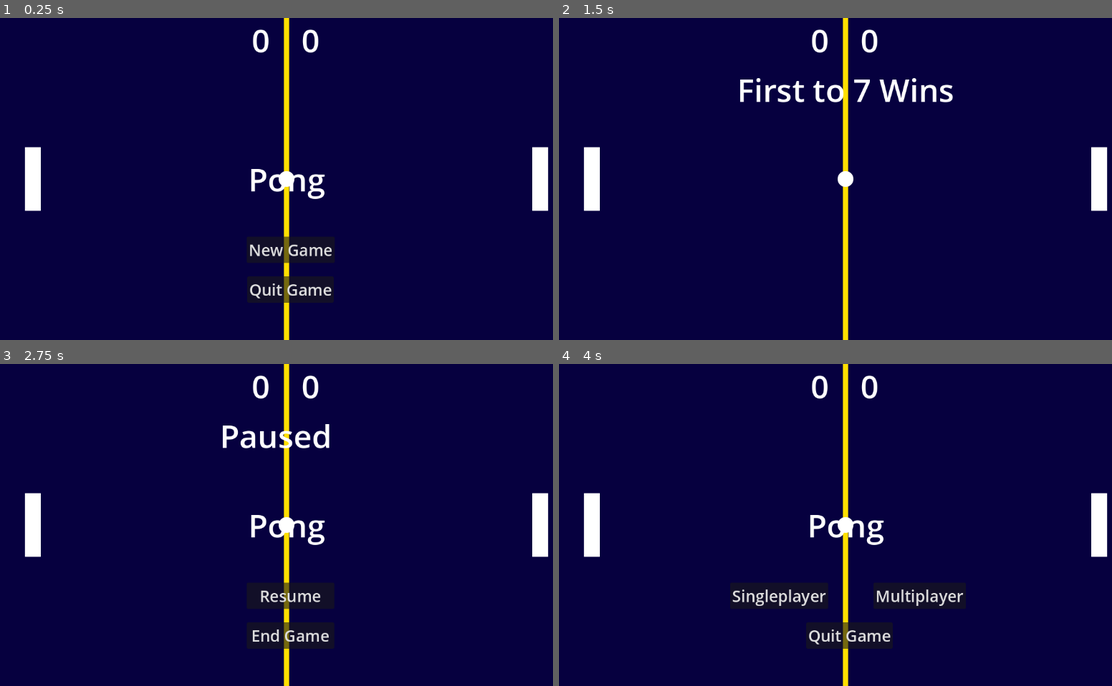
Above: before the commit, frames 1-4 (two rows, left to right).
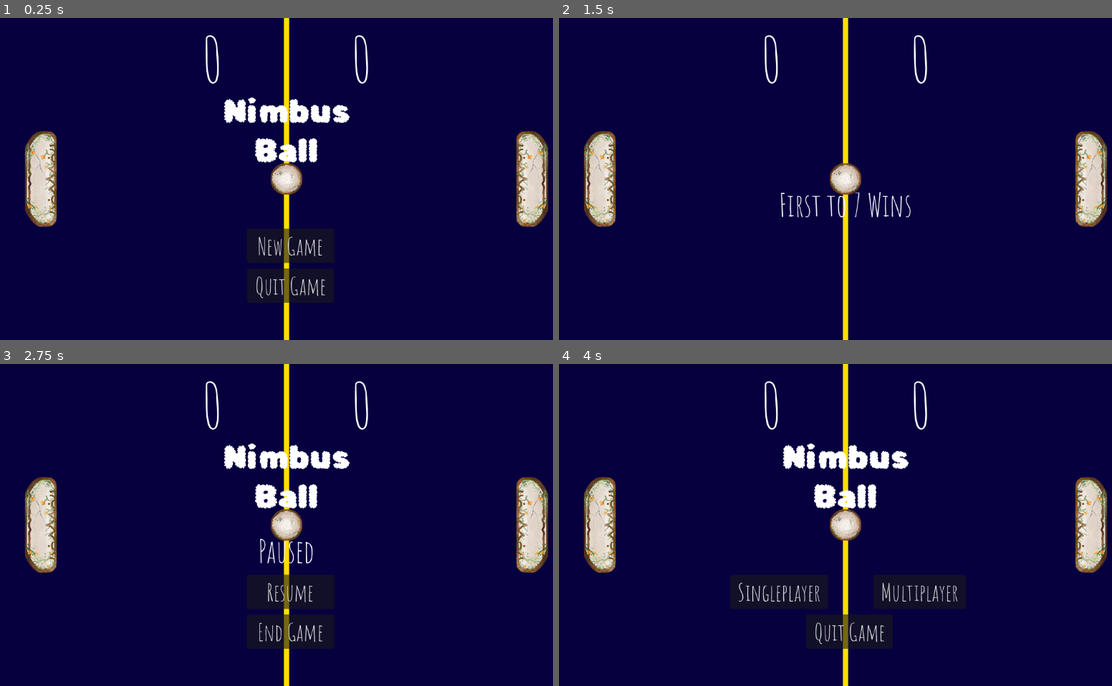
Above: after the commit, the same moments.

Repository: SirLaughy/godot-4-pong
Game: Godot game, scene res://Scenes/main.tscn
Same seed, same stepped clock (60 frames per second), same inputs: the game is played once before the commit and once after it.
Inputs:
- Up to frame 1 (0.25 s): no input
- Up to frame 2 (1.5 s): click "New Game" at 0.5 s; click "Singleplayer" at 1.25 s
- Up to frame 3 (2.75 s): tap Enter at 2 s; hold W (player1_up) from 2.03 s (still down); hold Down (player2_down) from 2.03 s (still down)
- Up to frame 4 (4 s): release W (player1_up) at 2.75 s; release Down (player2_down) at 2.75 s; click "End Game" at 2.75 s; click "New Game" at 3.5 s

The runs differ from the first frame. In frame 1, 7.0% of the frame differs, in the area x 4-100%, y 3-88%; in frame 2, 5.6%; in frame 3, 7.6%, in the area x 4-100%, y 3-87%; in frame 4, 7.5%.

Commit message:
Paddle and Ball Sprites reworked

Diff:
--- a/Scenes/ball.tscn
+++ b/Scenes/ball.tscn
@@ -4,7 +4,7 @@
 [ext_resource type="Script" path="res://Scripts/ball.gd" id="1_tkmrk"]
 
 [sub_resource type="CircleShape2D" id="CircleShape2D_3vak7"]
-radius = 16.0312
+radius = 33.2415
 
 [node name="Ball" type="CharacterBody2D"]
 collision_mask = 3
--- a/Scenes/cpu.tscn
+++ b/Scenes/cpu.tscn
@@ -5,3 +5,9 @@
 
 [node name="CPU" instance=ExtResource("1_je0eu")]
 script = ExtResource("2_biket")
+
+[node name="Sprite2D" parent="." index="0"]
+flip_h = true
+
+[node name="CollisionPolygon2D" parent="." index="1"]
+rotation = 3.14159
--- a/Scenes/hud.tscn
+++ b/Scenes/hud.tscn
@@ -1,6 +1,8 @@
-[gd_scene load_steps=2 format=3 uid="uid://cq6qrrdwgxiid"]
+[gd_scene load_steps=4 format=3 uid="uid://cq6qrrdwgxiid"]
 
 [ext_resource type="Script" path="res://Scripts/hud.gd" id="1_m37b5"]
+[ext_resource type="FontFile" uid="uid://ccfqm3vdf1qg" path="res://Assets/Fonts/AmaticSC-Regular.ttf" id="2_e8m4c"]
+[ext_resource type="FontFile" uid="uid://tgv4x1infhsj" path="res://Assets/Fonts/RubikBubbles-Regular.ttf" id="3_ilxt7"]
 
 [node name="HUD" type="CanvasLayer"]
 script = ExtResource("1_m37b5")
@@ -9,22 +11,24 @@
 anchors_preset = 5
 anchor_left = 0.5
 anchor_right = 0.5
-offset_left = -70.0
-offset_right = -30.0
+offset_left = -170.0
+offset_right = -130.0
 offset_bottom = 88.0
 grow_horizontal = 2
-theme_override_font_sizes/font_size = 64
+theme_override_fonts/font = ExtResource("2_e8m4c")
+theme_override_font_sizes/font_size = 128
 text = "0"
 
 [node name="Score2" type="Label" parent="."]
 anchors_preset = 5
 anchor_left = 0.5
 anchor_right = 0.5
-offset_left = 30.0
-offset_right = 70.0
+offset_left = 130.0
+offset_right = 170.0
 offset_bottom = 88.0
 grow_horizontal = 2
-theme_override_font_sizes/font_size = 64
+theme_override_fonts/font = ExtResource("2_e8m4c")
+theme_override_font_sizes/font_size = 128
 text = "0"
 
 [node name="Title" type="Label" parent="."]
@@ -33,14 +37,18 @@
 anchor_top = 0.5
 anchor_right = 0.5
 anchor_bottom = 0.5
-offset_left = -77.5
-offset_top = -44.0
-offset_right = 77.5
-offset_bottom = 44.0
+offset_left = -127.0
+offset_top = -174.0
+offset_right = 127.0
+offset_bottom = -19.0
 grow_horizontal = 2
 grow_vertical = 2
+theme_override_fonts/font = ExtResource("3_ilxt7")
 theme_override_font_sizes/font_size = 64
-text = "Pong"
+text = "Nimbus
+Ball"
+horizontal_alignment = 1
+vertical_alignment = 1
 
 [node name="Message" type="Label" parent="."]
 anchors_preset = 8
@@ -49,13 +57,15 @@
 anchor_right = 0.5
 anchor_bottom = 0.5
 offset_left = -134.0
-offset_top = -224.0
+offset_top = 10.0
 offset_right = 134.0
-offset_bottom = -136.0
+offset_bottom = 98.0
 grow_horizontal = 2
 grow_vertical = 2
+theme_override_fonts/font = ExtResource("2_e8m4c")
 theme_override_font_sizes/font_size = 64
 text = "Message"
+horizontal_alignment = 1
 
 [node name="New Game" type="Button" parent="."]
 anchors_preset = 7
@@ -69,7 +79,8 @@
 offset_bottom = -155.0
 grow_horizontal = 2
 grow_vertical = 0
-theme_override_font_sizes/font_size = 32
+theme_override_fonts/font = ExtResource("2_e8m4c")
+theme_override_font_sizes/font_size = 48
 text = "New Game"
 
 [node name="Quit" type="Button" parent="."]
@@ -84,25 +95,28 @@
 offset_bottom = -75.0
 grow_horizontal = 2
 grow_vertical = 0
-theme_override_font_sizes/font_size = 32
+theme_override_fonts/font = ExtResource("2_e8m4c")
+theme_override_font_sizes/font_size = 48
 text = "Quit Game"
 
 [node name="Singleplayer" type="Button" parent="."]
 visible = false
 offset_left = 344.0
-offset_top = 440.0
+offset_top = 424.0
 offset_right = 541.0
 offset_bottom = 493.0
-theme_override_font_sizes/font_size = 32
+theme_override_fonts/font = ExtResource("2_e8m4c")
+theme_override_font_sizes/font_size = 48
 text = "Singleplayer"
 
 [node name="Multiplayer" type="Button" parent="."]
 visible = false
 offset_left = 632.0
-offset_top = 440.0
+offset_top = 424.0
 offset_right = 818.0
 offset_bottom = 493.0
-theme_override_font_sizes/font_size = 32
+theme_override_fonts/font = ExtResource("2_e8m4c")
+theme_override_font_sizes/font_size = 48
 text = "Multiplayer"
 
 [node name="MessageTimer" type="Timer" parent="."]
@@ -123,7 +137,8 @@
 offset_bottom = -75.0
 grow_horizontal = 2
 grow_vertical = 0
-theme_override_font_sizes/font_size = 32
+theme_override_fonts/font = ExtResource("2_e8m4c")
+theme_override_font_sizes/font_size = 48
 text = "End Game"
 
 [node name="ResumeGame" type="Button" parent="PauseMenu"]
@@ -138,7 +153,8 @@
 offset_bottom = -155.0
 grow_horizontal = 2
 grow_vertical = 0
-theme_override_font_sizes/font_size = 32
+theme_override_fonts/font = ExtResource("2_e8m4c")
+theme_override_font_sizes/font_size = 48
 text = "Resume"
 
 [connection signal="pressed" from="New Game" to="." method="_on_new_game_pressed"]
--- a/Scenes/paddle.tscn
+++ b/Scenes/paddle.tscn
@@ -1,10 +1,7 @@
-[gd_scene load_steps=4 format=3 uid="uid://pcd7t2ql1n7g"]
+[gd_scene load_steps=3 format=3 uid="uid://pcd7t2ql1n7g"]
 
 [ext_resource type="Texture2D" uid="uid://c54yo204r1u85" path="res://Assets/Sprites/sprite_paddle.png" id="1_2qhr6"]
 [ext_resource type="Script" path="res://Scripts/paddle.gd" id="1_il5le"]
-
-[sub_resource type="RectangleShape2D" id="RectangleShape2D_n4ic5"]
-size = Vector2(32, 128)
 
 [node name="Paddle" type="StaticBody2D"]
 script = ExtResource("1_il5le")
@@ -12,5 +9,5 @@
 [node name="Sprite2D" type="Sprite2D" parent="."]
 texture = ExtResource("1_2qhr6")
 
-[node name="CollisionShape2D" type="CollisionShape2D" parent="."]
-shape = SubResource("RectangleShape2D_n4ic5")
+[node name="CollisionPolygon2D" type="CollisionPolygon2D" parent="."]
+polygon = PackedVector2Array(-4, 96, -4, 96, 21, 96, 31, 85, 32, 83, 32, -86, 22, -96, -7, -96, -15, -90, -20, -85, -25, -79, -29, -72, -32, -65, -32, -33, -32, 10, -32, 64, -27, 73, -22, 81, -16, 88, -9, 93, -5, 96)
--- a/Scenes/player_2.tscn
+++ b/Scenes/player_2.tscn
@@ -5,3 +5,9 @@
 
 [node name="Player2" instance=ExtResource("1_p202q")]
 script = ExtResource("2_tglsa")
+
+[node name="Sprite2D" parent="." index="0"]
+flip_h = true
+
+[node name="CollisionPolygon2D" parent="." index="1"]
+rotation = 3.14159
--- a/Scripts/ball.gd
+++ b/Scripts/ball.gd
@@ -8,22 +8,29 @@
 const MAX_Y_VECTOR = 0.6
 
 var speed = initial_speed
-var acceleration = 30
-var width = 32
-var height = 32
+var acceleration = 15
+var width = 64
+var height = 64
 var center = Vector2(round(width/2), round(height/2))
 var direction = Vector2.RIGHT
+var initial_rotation_speed = 0.01
+var rotation_speed = initial_rotation_speed
 
 func _physics_process(delta):
 	if main.game_status == Main.GameStatus.IN_PROGRESS:
 
 		var collision = move_and_collide(direction * speed * delta)
+		if direction.x < 0:
+			rotation -= rotation_speed
+		if direction.x > 0:
+			rotation += rotation_speed
 		var collider
 
 		if collision:
 			collider = collision.get_collider()
 			if (collider == $"../Player1" or collider == $"../Player2" or collider == $"../CPU") and is_front(collision):
 				speed += acceleration
+				rotation_speed += initial_rotation_speed
 				direction = new_direction(collider)
 			else:
 				direction = direction.bounce(collision.get_normal())
--- a/Scripts/main.gd
+++ b/Scripts/main.gd
@@ -30,6 +30,7 @@
 	ball.speed = ball.initial_speed
 	player1.position = Vector2(50 + player1.center.x, screen_size.y / 2)
 	ball.position = Vector2(screen_size.x / 2, screen_size.y/2)
+	ball.rotation_speed = ball.initial_rotation_speed
 
 	if game_mode == GameMode.MULTIPLAYER:
 		player2.position = Vector2(screen_size.x - 50 - player2.center.x, screen_size.y / 2)
--- a/Scripts/paddle.gd
+++ b/Scripts/paddle.gd
@@ -6,8 +6,8 @@
 enum direction{UP, DOWN, STOP}
 
 
-var width = 32
-var height = 128
+var width = 64
+var height = 192
 var center = Vector2(round(width/2), round(height/2))
 var paddle_speed = 500
 
Binary file added: Assets/Fonts/AmaticSC-Bold.ttf
Not shown, added: Assets/Fonts/AmaticSC-Bold.ttf.import
Binary file added: Assets/Fonts/AmaticSC-Regular.ttf
Not shown, added: Assets/Fonts/AmaticSC-Regular.ttf.import
Binary file added: Assets/Fonts/RubikBubbles-Regular.ttf
Not shown, added: Assets/Fonts/RubikBubbles-Regular.ttf.import
Binary file changed: Assets/Sprites/sprite_ball.png
Binary file changed: Assets/Sprites/sprite_paddle.png
Not shown, added: Assets/Sprites/Clip Studio Files/sprite_ball.clip
Not shown, added: Assets/Sprites/Clip Studio Files/sprite_paddle.clip
